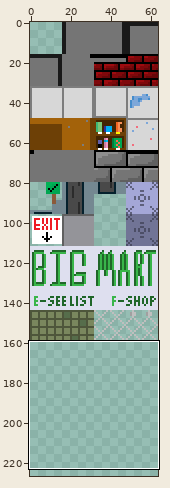
Edited in one commit: sprite sheet (combat_system/sprites/spr_tile_explore/7ec55faa-658e-4360-9d2e-60f81b8c26be.png). Above: a wide view before the commit, with the close-up outlined.
Close-up. The starting point:
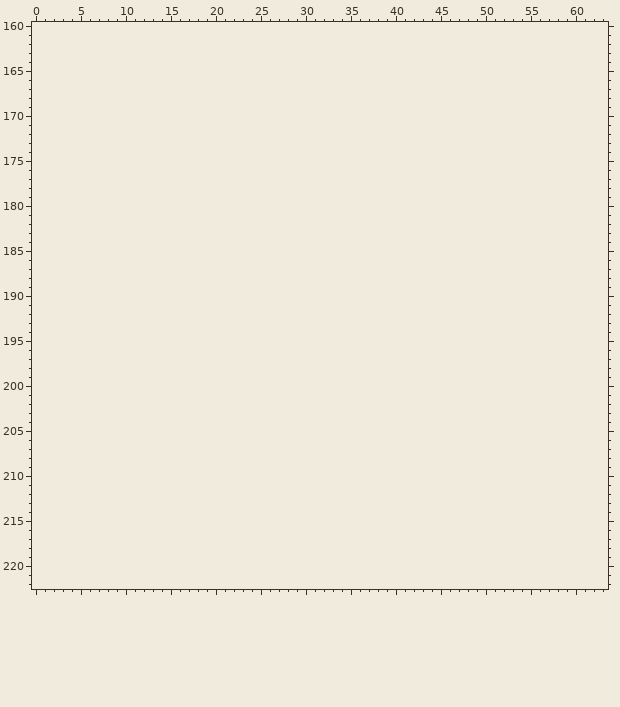
The file is 64x160 pixels. Colours within 5 levels of each other are drawn and written as one. Shown: x 0..63, y 160..222. The old version is drawn lined up with the new one, on the new canvas. The wide view leaves out empty margins. The commit also changed other parts of the picture, which this record leaves out.
After the commit:
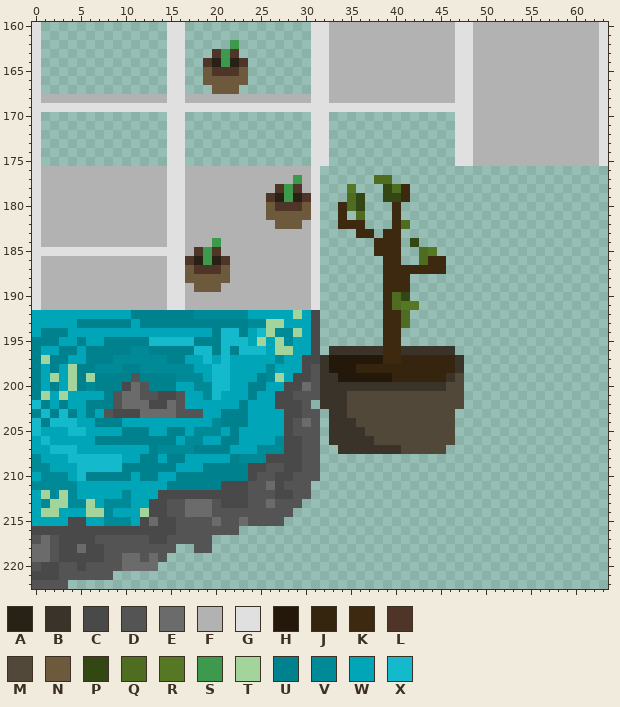
Palette (. is transparent): A #282116  B #3a3329  C #494949  D #545454  E #6b6b6b  F #b2b2b2  G #e0e0e0  H #231809  J #35250f  K #3d290f  L #4f3528  M #514839  N #6d593b  P #334714  Q #4e6d21  R #567723  S #3d994c  T #a3d49c  U #00828e  V #008996  W #00a5b7  X #14b9cc
What changed:
canvas 64x160 -> 64x640
@@ x 0..63 @@
-160 ................................................................
-161 ................................................................
-162 ................................................................
-163 ................................................................
-164 ................................................................
-165 ................................................................
-166 ................................................................
-167 ................................................................
-168 ................................................................
-169 ................................................................
-170 ................................................................
-171 ................................................................
-172 ................................................................
-173 ................................................................
-174 ................................................................
-175 ................................................................
-176 ................................................................
-177 ................................................................
-178 ................................................................
-179 ................................................................
-180 ................................................................
-181 ................................................................
-182 ................................................................
-183 ................................................................
-184 ................................................................
-185 ................................................................
-186 ................................................................
-187 ................................................................
-188 ................................................................
-189 ................................................................
-190 ................................................................
-191 ................................................................
-192 ................................................................
-193 ................................................................
-194 ................................................................
-195 ................................................................
-196 ................................................................
-197 ................................................................
-198 ................................................................
-199 ................................................................
-200 ................................................................
-201 ................................................................
-202 ................................................................
-203 ................................................................
-204 ................................................................
-205 ................................................................
-206 ................................................................
-207 ................................................................
-208 ................................................................
-209 ................................................................
-210 ................................................................
-211 ................................................................
-212 ................................................................
-213 ................................................................
-214 ................................................................
-215 ................................................................
-216 ................................................................
-217 ................................................................
-218 ................................................................
-219 ................................................................
-220 ................................................................
-221 ................................................................
-222 ................................................................
+160 G..............GG..............GGFFFFFFFFFFFFFFGGFFFFFFFFFFFFFFG
+161 G..............GG..............GGFFFFFFFFFFFFFFGGFFFFFFFFFFFFFFG
+162 G..............GG.....S........GGFFFFFFFFFFFFFFGGFFFFFFFFFFFFFFG
+163 G..............GG...LSL........GGFFFFFFFFFFFFFFGGFFFFFFFFFFFFFFG
+164 G..............GG..LASAL.......GGFFFFFFFFFFFFFFGGFFFFFFFFFFFFFFG
+165 G..............GG..NLLLN.......GGFFFFFFFFFFFFFFGGFFFFFFFFFFFFFFG
+166 G..............GG..NNNNN.......GGFFFFFFFFFFFFFFGGFFFFFFFFFFFFFFG
+167 G..............GG...NNN........GGFFFFFFFFFFFFFFGGFFFFFFFFFFFFFFG
+168 GFFFFFFFFFFFFFFGGFFFFFFFFFFFFFFGGFFFFFFFFFFFFFFGGFFFFFFFFFFFFFFG
+169 GGGGGGGGGGGGGGGGGGGGGGGGGGGGGGGGGGGGGGGGGGGGGGGGGFFFFFFFFFFFFFFG
+170 G..............GG..............GG..............GGFFFFFFFFFFFFFFG
+171 G..............GG..............GG..............GGFFFFFFFFFFFFFFG
+172 G..............GG..............GG..............GGFFFFFFFFFFFFFFG
+173 G..............GG..............GG..............GGFFFFFFFFFFFFFFG
+174 G..............GG..............GG..............GGFFFFFFFFFFFFFFG
+175 G..............GG..............GG..............GGFFFFFFFFFFFFFFG
+176 GFFFFFFFFFFFFFFGGFFFFFFFFFFFFFFG................................
+177 GFFFFFFFFFFFFFFGGFFFFFFFFFFFFSFG......QQ........................
+178 GFFFFFFFFFFFFFFGGFFFFFFFFFFLSLFG...R...PQK......................
+179 GFFFFFFFFFFFFFFGGFFFFFFFFFLASALG...QP..PPK......................
+180 GFFFFFFFFFFFFFFGGFFFFFFFFFNLLLNG..KQP...K.......................
+181 GFFFFFFFFFFFFFFGGFFFFFFFFFNNNNNG..K.Q...K.......................
+182 GFFFFFFFFFFFFFFGGFFFFFFFFFFNNNFG..KKK...KQ......................
+183 GFFFFFFFFFFFFFFGGFFFFFFFFFFFFFFG....KK.KK.......................
+184 GFFFFFFFFFFFFFFGGFFFSFFFFFFFFFFG......KKK.P.....................
+185 GGGGGGGGGGGGGGGGGFLSLFFFFFFFFFFG......KKK..QR...................
+186 GFFFFFFFFFFFFFFGGLASALFFFFFFFFFG.......KK..QKK..................
+187 GFFFFFFFFFFFFFFGGNLLLNFFFFFFFFFG.......KKKKKKK..................
+188 GFFFFFFFFFFFFFFGGNNNNNFFFFFFFFFG.......KKK......................
+189 GFFFFFFFFFFFFFFGGFNNNFFFFFFFFFFG.......KKK......................
+190 GFFFFFFFFFFFFFFGGFFFFFFFFFFFFFFG.......KQP......................
+191 GFFFFFFFFFFFFFFGGFFFFFFFFFFFFFFG.......KQRR.....................
+192 WWWWWWWWWWWUUUUUUUVVVVVVWWWWWTWC.......KKQ......................
+193 WWWWWUUUUUUWUUUUUUUUUUUUVVTTWWWC.......KKQ......................
+194 WUUUWWWWWWWWWWWWWWWWUXXUWXTVVTWC.......KK.......................
+195 UUUWWUWWUUUUUXXXXXUUUXXXWTWTVWWC.......KK.......................
+196 UWWUUWUUUUUVVUUUUUXXUXUXXXWTTWWC.BBBBBBKKBBBBBB.................
+197 UTUUWWUUUVVVVVVUUWWXWXWWWWWVWWCCBHHHHHHKKJJJJJJB................
+198 UWUWTUUVVVUUVVVVVVWWXXWWWWVWWWCDBHHHJJJJJJJJJJJB................
+199 UWTWTUTUUUUDUUUUVVVWXXWWWUVTWCCDBBHHHHHHJJJJJJBM................
+200 UWUWTUVUUUCEDUUUWWVVXXWWUUWWCCEDBBBBBBBBBBBBBBMM................
+201 UTWTWWWWUDEEDDCCDWWVXWWWUWWCCDDDBBBMMMMMMMMMMMMM................
+202 XUWUWWUUUDEEECCEDWWWWWWUWWWCCCD.BBBMMMMMMMMMMMMM................
+203 UXUXUWUWDCCCEEEEDDDWWUUUWWWWCCDD.BBMMMMMMMMMMMM.................
+204 XUXXXWWUUUWWWWWWWWWWVUUUWWWWCDED.BBBMMMMMMMMMMM.................
+205 XWWWXXWWWWUUUWWUUWVVVWUWWWWWCDDD.BBBBMMMMMMMMMM.................
+206 WXWWWWWUUUUUUUUUWVVWWUUWWWWVCCDD.BBBBBMMMMMMMMM.................
+207 WWXXXWWWWWWWWUVVVVUUUUWWWVVVCCDD..BBBBBBBMMMMM..................
+208 VWWWXXXXXXWWUUWUUWWWWWUVVVCCCCDD................................
+209 VVWWWXXXXXUUUUUUWWWUUUUUCCDDCCDD................................
+210 WVVVWXUUUUUWUUWWUUUUUUUUCDDCCDDD................................
+211 VVVVVWWWWWWWWWWUUUUUUCCCDDECDDD.................................
+212 WTVTVWWWWWVWWWCCCCCCCCCCDDDCCDD.................................
+213 WVTTVVTWVVVWWCCDDEEEDCCCDDEDDD..................................
+214 WTTWWWTTVWWWTCCDDEEEDDDDDDDDD...................................
+215 WWWWCCWWVVVWCECCDDDDEDDEDDDD....................................
+216 CCCCCCCCCCCCCCCCDDDDDDD.........................................
+217 DEDCCCCDDDDDDCCDDDDD............................................
+218 EEDCCECCDDDDDDDD..DD............................................
+219 EEDCCCCCDDEEDED.................................................
+220 DCCDDCDDDDEEEE..................................................
+221 CCCDDDDDD.......................................................
+222 DDDD............................................................
Pixel boxes of the changes (left, top, right, bottom) in both close-ups:
added: (32, 22, 608, 589)
